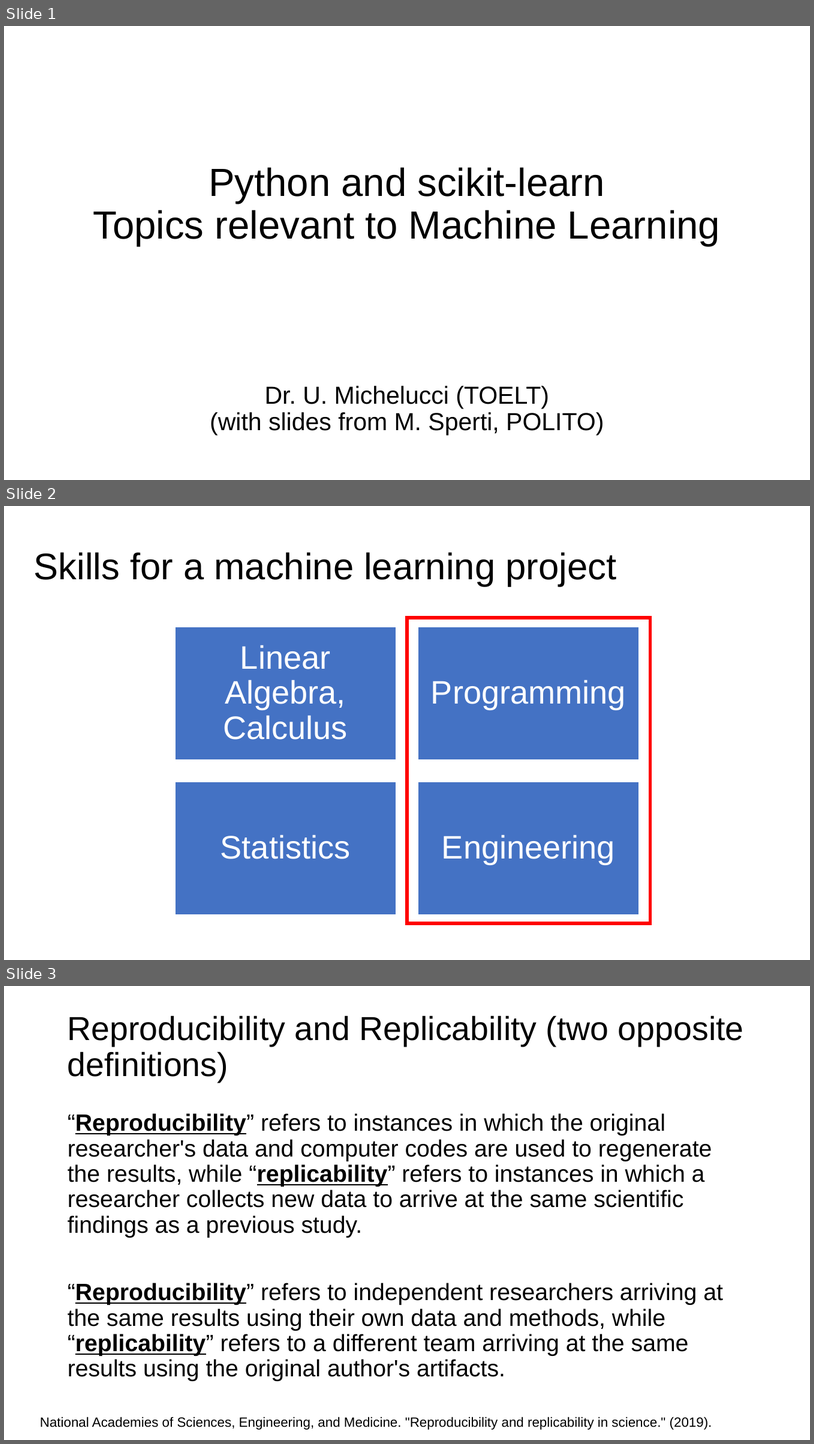
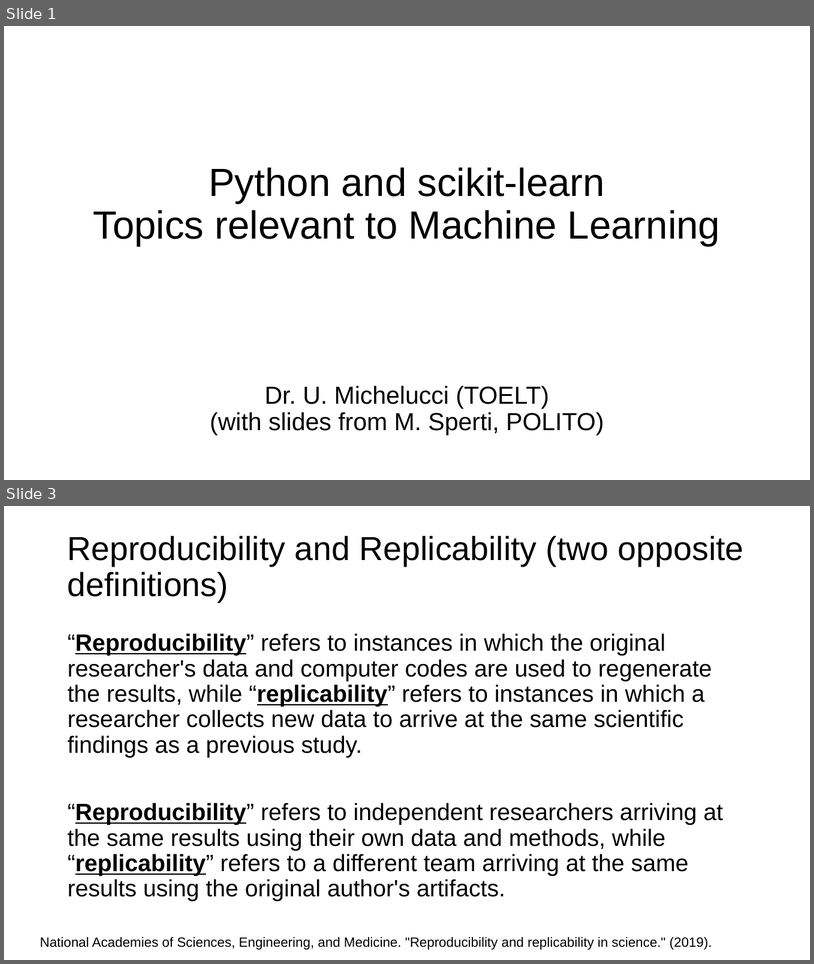
Before and after one commit to toelt-llc/MACHINE-LEARNING-SCHOOL-INAF, a slide deck: DAY1/04 - Introduction to python and scikit-learn/Introduction Python and Scikit-learn.pptx. Shown one above the other, each under a label of ours: slides 1, 2 and 3 before the commit, slides 1 and 3 after it; the slides between them are not shown. The pictures are 814x1444 and 814x964 pixels, drawn with LibreOffice and Linux fonts; fonts in the diff are those of the drawing; background and template pictures are left out. Boxes give left, top, right and bottom in pixels: in the first picture for what was removed or moved away, otherwise in the second. Text is boxed around its words. In the diff, an @@ line names an element or a change of style, - is before the commit and + after.

```diff
--- a/DAY1/04 - Introduction to python and scikit-learn/Introduction Python and Scikit-learn.pptx
+++ b/DAY1/04 - Introduction to python and scikit-learn/Introduction Python and Scikit-learn.pptx
@@ slide 2 removed at box(4, 506, 810, 960), background #FFFFFF @@
@@ title removed at box(34, 552, 617, 586) @@
-Skills for a machine learning project
@@ rectangle removed at box(407, 617, 651, 923) @@
@@ group removed at box(175, 627, 639, 914): 4 rectangles, 4 texts @@
-Linear Algebra, Calculus
-Programming
-Statistics
-Engineering
```
Also in this commit, not shown: 4 slides added, 3 other files.
